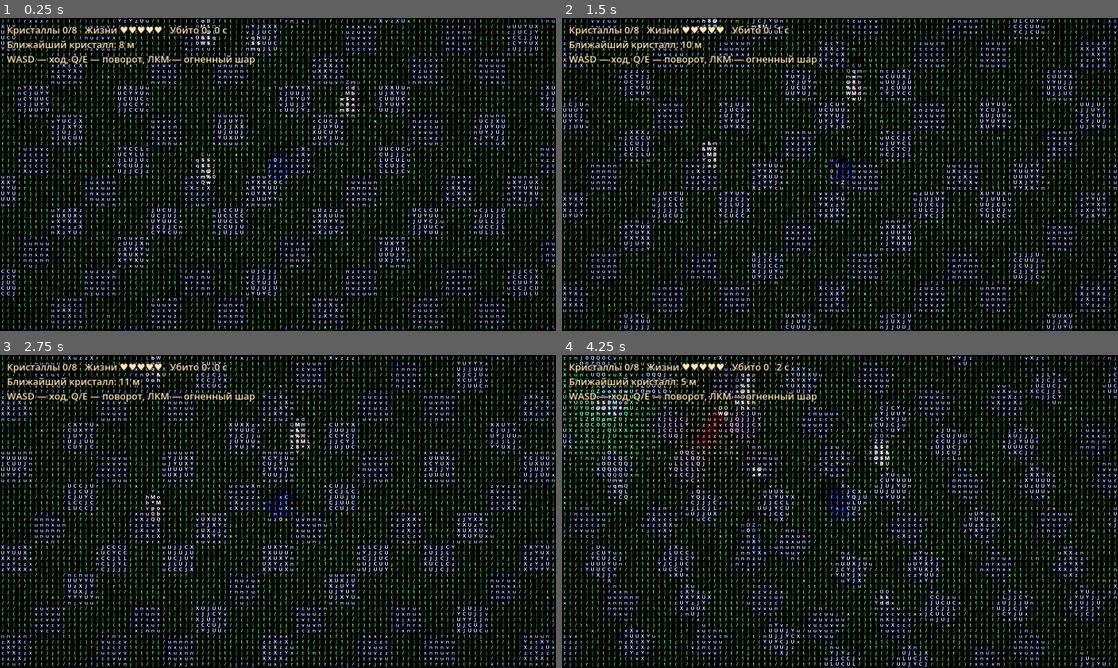
Above: before the commit, frames 1-4 (two rows, left to right).
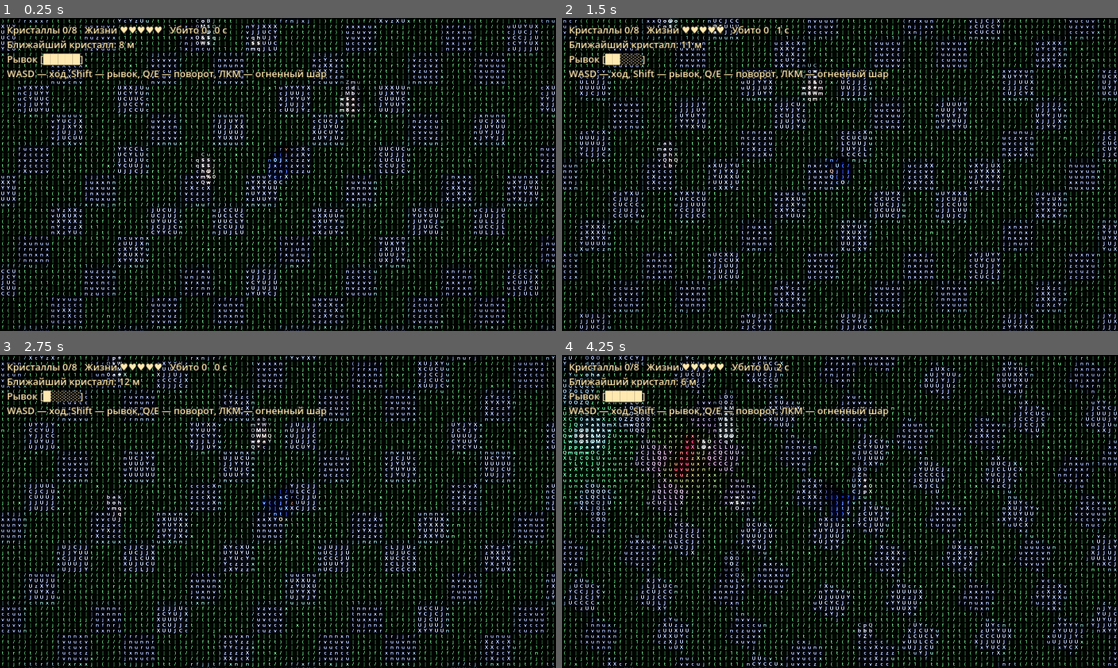
Above: after the commit, the same moments.

Repository: arteick/proxy-test
Game: Godot game, scene res://main.tscn
Two runs of this game, one before a commit and one after it. Both use one fixed random seed, a clock stepped at 60 frames per second and the inputs below.
Inputs (mouse positions are in pixels of both pictures, inside the frame that each line leads up to):
- Up to frame 1 (0.25 s): no input
- Up to frame 2 (1.5 s): tap Enter at 0.5 s; move the mouse to (962, 158) at 0.52 s; hold D 0.53-1.28 s; hold Shift 0.53-1.28 s; click (962, 158) at 0.67 s; move the mouse to (728, 190) at 1.27 s; hold S from 1.28 s (still down); tap Shift at 1.35 s
- Up to frame 3 (2.75 s): move the mouse to (333, 442) at 2.02 s; release S at 2.03 s; hold D from 2.03 s (still down); hold Shift from 2.03 s (still down); tap R at 2.1 s
- Up to frame 4 (4.25 s): move the mouse to (812, 574) at 2.77 s; release D at 2.78 s; release Shift at 2.78 s; hold W 2.78-3.53 s; tap Q at 2.85 s; click (812, 574) at 2.92 s; tap Shift at 3.05, 3.8 s; move the mouse to (1006, 558) at 3.52 s; hold A from 3.53 s (still down); hold E from 3.53 s (still down)

The runs differ from the first frame. In frame 1, 1.6% of the frame differs, in the area x 1-59%, y 11-20%; in frame 2, 24%; in frame 3, 24%; in frame 4, 25%, in the area x 0-100%, y 0-100%.

Commit message:
Чат: рывок мага на Shift
Co-Authored-By: Claude Sonnet 5.5 <noreply@anthropic.com>
Claude-Session: https://claude.ai/code/session_01VUKPpbjUdWyHViyTNSzUiH

Diff:
--- /dev/null
+++ b/godot/scripts/dash.gd
@@ -0,0 +1,34 @@
+# Рывок мага без зависимости от сцены (тестируется headless): короткий бросок с неуязвимостью и перезарядкой.
+
+const DURATION := 0.2
+const SPEED := 16.0
+const COOLDOWN := 1.6
+
+var time_left := 0.0
+var cooldown := 0.0
+var dir := Vector3.ZERO
+
+func ready() -> bool:
+	return time_left <= 0.0 and cooldown <= 0.0
+
+func active() -> bool:
+	return time_left > 0.0
+
+# Запускает рывок в направлении d (плоскость XZ). false — рано или направление нулевое.
+func start(d: Vector3) -> bool:
+	d.y = 0.0
+	if not ready() or d.length() < 0.001:
+		return false
+	dir = d.normalized()
+	time_left = DURATION
+	cooldown = COOLDOWN
+	return true
+
+func update(dt: float) -> void:
+	time_left = maxf(0.0, time_left - dt)
+	if not active():
+		cooldown = maxf(0.0, cooldown - dt)
+
+# Доля готовности 0..1 для HUD.
+func charge() -> float:
+	return 1.0 - cooldown / COOLDOWN
--- a/godot/scripts/game.gd
+++ b/godot/scripts/game.gd
@@ -22,6 +22,7 @@
 var kills := 0             # убито мышей
 var time := 0.0
 var hurt_cd := 0.0
+var dodging := false       # рывок: урон не проходит
 var state := "play"        # play | win | lose
 
 func _init(seed_value: int = 1) -> void:
@@ -54,7 +55,7 @@
 		var e: Vector2 = enemies[i]
 		var target: Vector2 = h if e.distance_to(h) < SEE_R else homes[i]
 		enemies[i] = e.move_toward(target, ENEMY_SPEED * dt)
-		if enemies[i].distance_to(h) < HIT_R and hurt_cd == 0.0:
+		if enemies[i].distance_to(h) < HIT_R and hurt_cd == 0.0 and not dodging:
 			hp -= 1
 			hurt_cd = INVULN
 			ev.append("hurt")
--- a/godot/scripts/hud.gd
+++ b/godot/scripts/hud.gd
@@ -1,7 +1,7 @@
 # Текст HUD без зависимости от сцены (тестируется headless).
 const Game = preload("res://scripts/game.gd")
 
-static func text(game: Game, hero: Vector3) -> String:
+static func text(game: Game, hero: Vector3, dash_charge: float = 1.0) -> String:
 	var hp := maxi(game.hp, 0)
 	var line := "Кристаллы %d/%d   Жизни %s   Убито %d   %d с" % [game.score, Game.CRYSTALS, "♥".repeat(hp) + "·".repeat(Game.HP_MAX - hp), game.kills, int(game.time)]
 	if game.state == "win":
@@ -12,7 +12,8 @@
 	for c in game.crystals:
 		best = minf(best, c.distance_to(Vector2(hero.x, hero.z)))
 	line += "\nБлижайший кристалл: %d м" % int(best)
-	return line + "\nWASD — ход, Q/E — поворот, ЛКМ — огненный шар"
+	var bar := "█".repeat(int(dash_charge * 5.0)) + "░".repeat(5 - int(dash_charge * 5.0))
+	return line + "\nРывок [%s]" % bar + "\nWASD — ход, Shift — рывок, Q/E — поворот, ЛКМ — огненный шар"
 
 static func make_label() -> Label:
 	var l := Label.new()
--- a/godot/scripts/world.gd
+++ b/godot/scripts/world.gd
@@ -8,6 +8,7 @@
 const Lighting = preload("res://scripts/lighting.gd")
 const Spells = preload("res://scripts/spells.gd")
 const Postfx = preload("res://scripts/postfx.gd")
+const Dash = preload("res://scripts/dash.gd")
 # Сцена целиком в коде: колонны, персонаж, свет, камера и ASCII-постобработка.
 
 const FAR := 60.0
@@ -32,6 +33,7 @@
 var last_hud := ""
 var run_seed := 1
 var spells := Spells.new()
+var dash := Dash.new()
 
 func _ready() -> void:
 	colliders = Level.build(self) + Level.build_ruins(self)
@@ -60,6 +62,7 @@
 	game = Game.new(run_seed)
 	run_seed += 1
 	hero.position = Vector3.ZERO
+	dash = Dash.new()
 	crystal_nodes = Actors.spawn_crystals(self, game.crystals)
 	enemy_nodes = Actors.spawn_enemies(self, game.enemies)
 
@@ -76,6 +79,7 @@
 		_new_game()
 
 func _update_game(dt: float) -> void:
+	game.dodging = dash.active()
 	var ev := game.update(hero.position, dt)
 	# кристаллы подбираются по порядку удаления с конца: пересобираем узлы по совпадению позиции
 	while crystal_nodes.size() > game.crystals.size():
@@ -100,7 +104,7 @@
 		enemy_nodes[i].scale = Vector3.ONE * marker
 	if ev.has("hurt"):
 		light.flash()
-	var txt := Hud.text(game, hero.position)
+	var txt := Hud.text(game, hero.position, dash.charge())
 	if txt != last_hud: # Label пересчитывает раскладку при каждой записи текста
 		last_hud = txt
 		hud.text = txt
@@ -114,7 +118,13 @@
 	spells.update(dt, t, zoom, game.state == "play")
 	var dir := Move.wish_dir(wasd, yaw) if game.state == "play" else Vector3.ZERO
 	moving = dir != Vector3.ZERO
-	if moving:
+	dash.update(dt)
+	if game.state == "play" and Input.is_physical_key_pressed(KEY_SHIFT):
+		var facing := Vector3(-sin(hero.rotation.y), 0.0, -cos(hero.rotation.y))
+		dash.start(dir if moving else facing)
+	if dash.active():
+		hero.position = Move.step(hero.position, dash.dir, Dash.SPEED, dt, HERO_R, colliders)
+	elif moving:
 		hero.position = Move.step(hero.position, dir, SPEED * spells.speed_mult(), dt, HERO_R, colliders)
 		hero.rotation.y = lerp_angle(hero.rotation.y, atan2(-dir.x, -dir.z), minf(1.0, dt * 12.0))
 	if spells.charging():
--- a/godot/tests/run.gd
+++ b/godot/tests/run.gd
@@ -7,6 +7,7 @@
 const Level = preload("res://scripts/level.gd")
 const Actors = preload("res://scripts/actors.gd")
 const Fireball = preload("res://scripts/fireball.gd")
+const Dash = preload("res://scripts/dash.gd")
 const Trail = preload("res://scripts/trail.gd")
 const Explosion = preload("res://scripts/explosion.gd")
 # Запуск: godot --headless --path godot -s tests/run.gd
@@ -169,5 +170,22 @@
 	hz.casting = true
 	for k in 60: hz.animate(0.05, false, k * 0.05)
 	check(hz.cast_amt > 0.95 and absf(hz.staff.position.y - Hero.STAFF_OVERHEAD) < 0.1, "маг: посох над головой при ЛКМ")
+	var dd := Dash.new()
+	check(dd.ready() and not dd.start(Vector3.ZERO), "рывок: без направления не стартует")
+	check(dd.start(Vector3(0, 5, -3)) and dd.active() and is_equal_approx(dd.dir.length(), 1.0) and dd.dir.y == 0.0, "рывок: старт, направление в плоскости")
+	check(not dd.start(Vector3.RIGHT), "рывок: нельзя повторить сразу")
+	dd.update(Dash.DURATION + 0.01)
+	check(not dd.active() and not dd.ready() and dd.charge() < 0.2, "рывок: закончился, идёт перезарядка")
+	dd.update(Dash.COOLDOWN)
+	check(dd.ready() and dd.charge() == 1.0, "рывок: снова готов")
+	var gd := Game.new(1)
+	gd.dodging = true
+	gd.enemies[0] = Vector2.ZERO
+	gd.update(Vector3.ZERO, 0.1)
+	check(gd.hp == Game.HP_MAX, "рывок: во время него урон не проходит")
+	gd.dodging = false
+	gd.update(Vector3.ZERO, 0.1)
+	check(gd.hp == Game.HP_MAX - 1, "после рывка урон проходит")
+	check(Hud.text(gd, Vector3.ZERO, 1.0).contains("█████") and Hud.text(gd, Vector3.ZERO, 0.0).contains("░░░░░"), "HUD: полоска рывка")
 	root.free()
 	quit(1 if fails else 0)
Not shown, changed: docs/DECISIONS.md
Not shown, changed: docs/MEMORY.md
Not shown, changed: docs/PROGRESS.md
Not shown, added: docs/chat/20261026-034119-qtys.md
